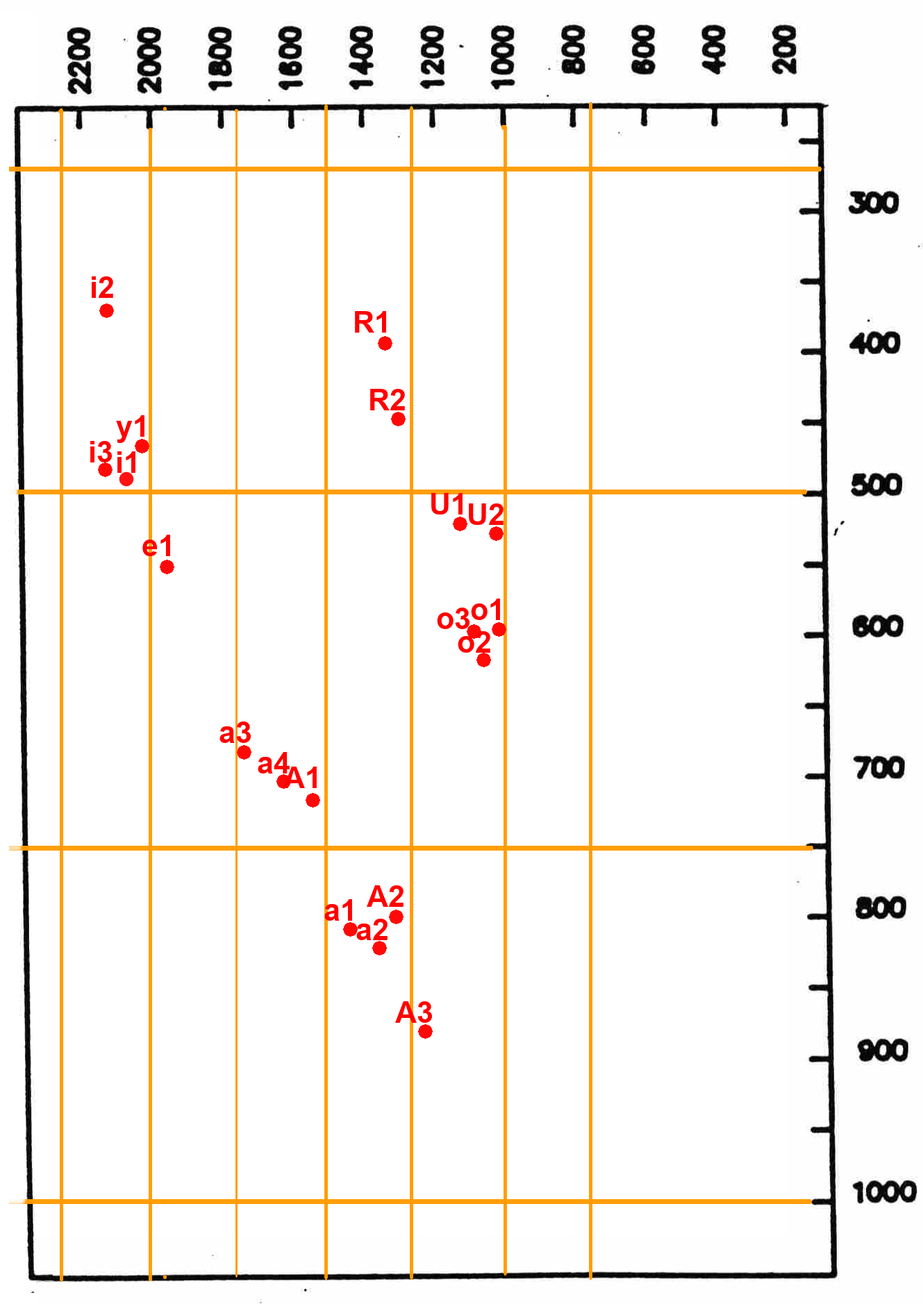
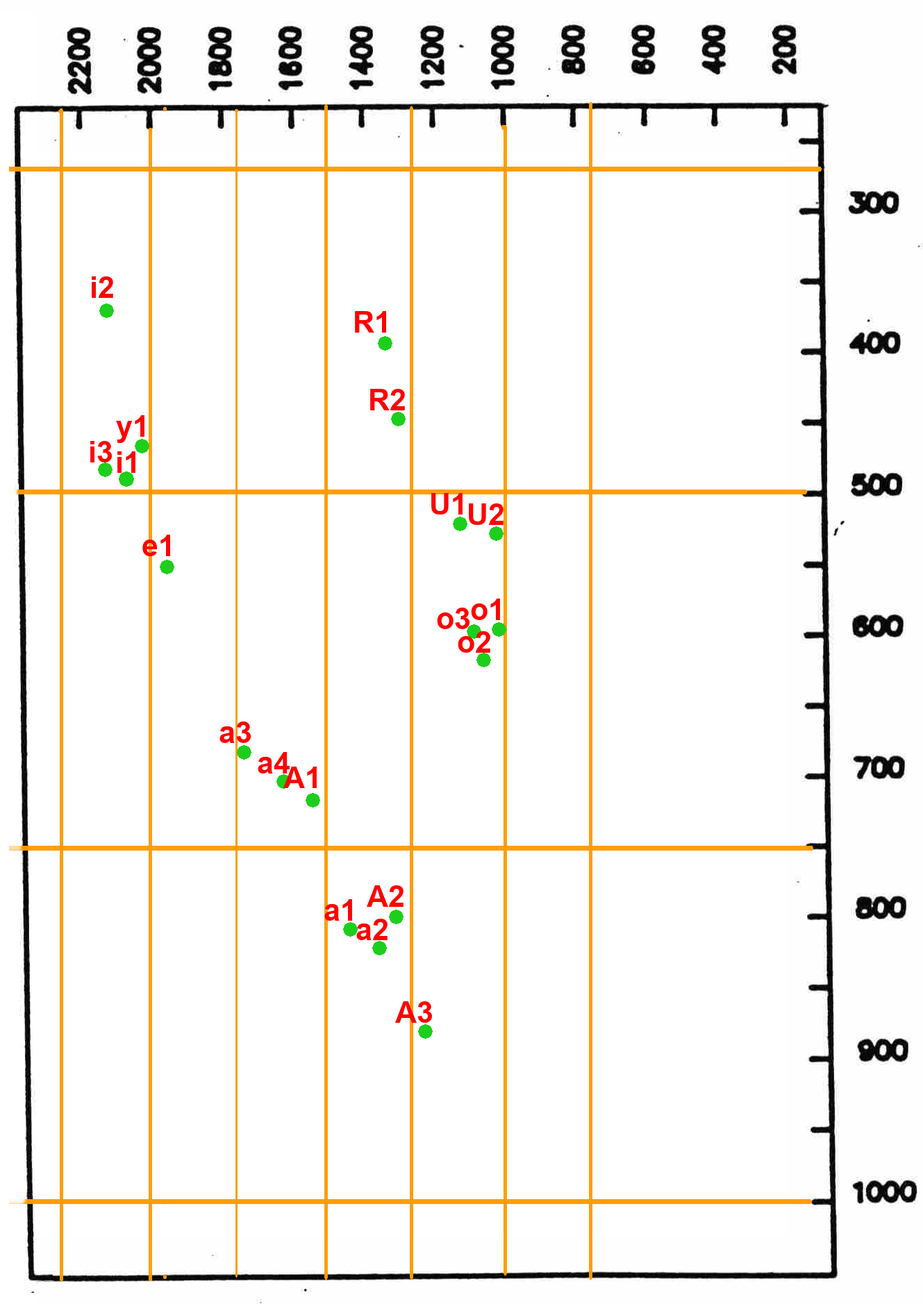
Layer changes from the first w=923, h=1304 image to the second:
painted on "f1 f2 points" over 97, 303, 507, 1039
